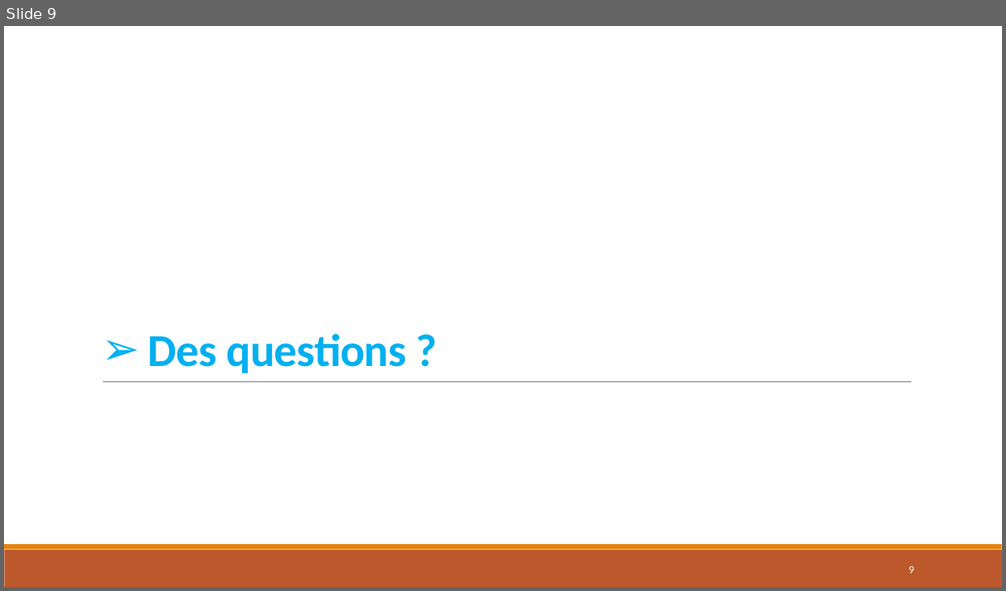
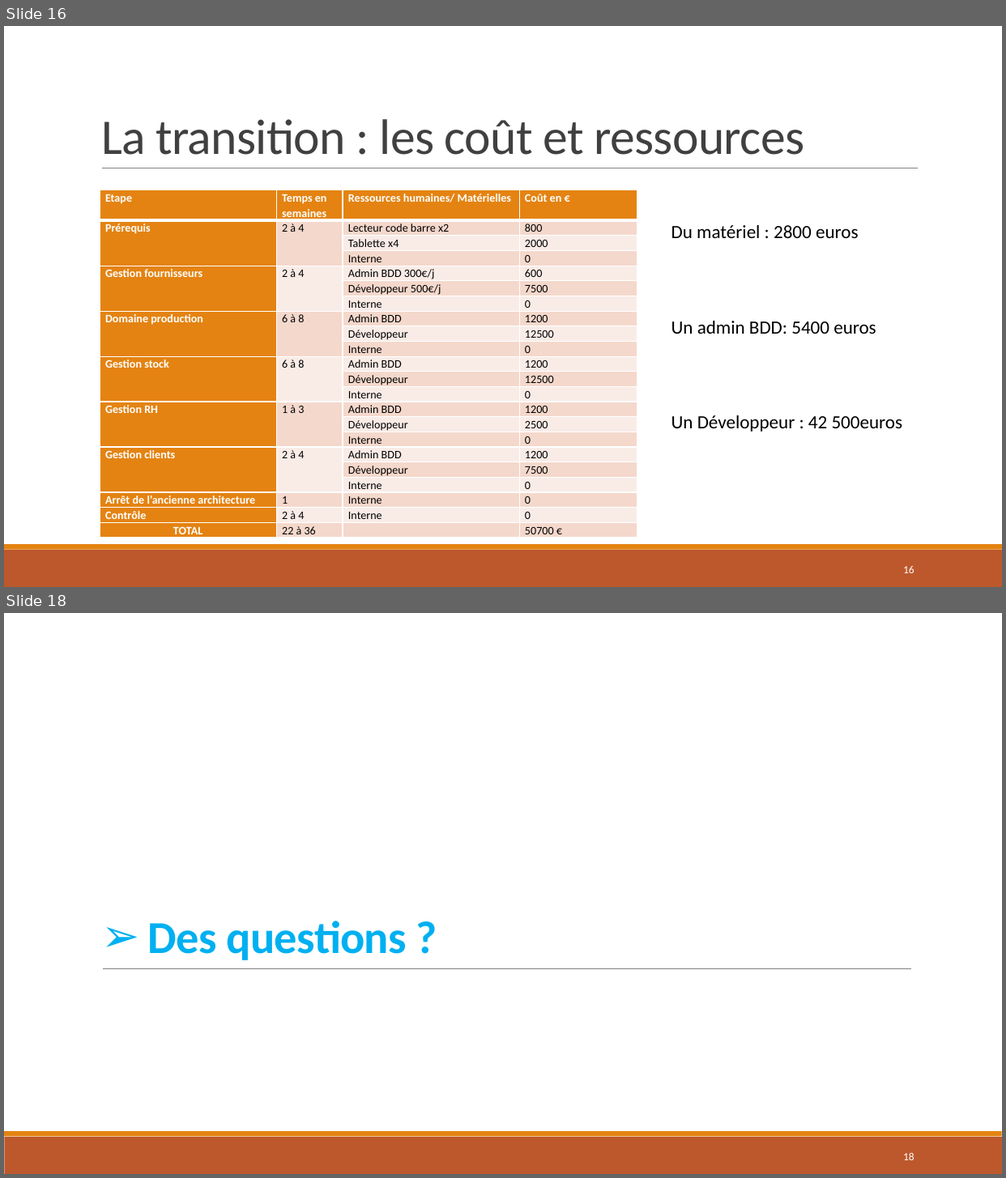
Before and after one commit to wilkill/P7-REP-AERO, a slide deck: Architecture/4 - Présentation/Présentation.pptx. Shown one above the other, each under a label of ours: slide 9 before the commit, slides 16 and 18 after it; the slides between them are not shown. The pictures are 1006x591 and 1006x1178 pixels, drawn with LibreOffice and Linux fonts; fonts in the diff are those of the drawing. Boxes give left, top, right and bottom in pixels: in the first picture for what was removed or moved away, otherwise in the second. Text is boxed around its words. In the diff, an @@ line names an element or a change of style, - is before the commit and + after.

```diff
--- a/Architecture/4 - Présentation/Présentation.pptx
+++ b/Architecture/4 - Présentation/Présentation.pptx
@@ slide 16 added at box(4, 26, 1002, 587), background #FFFFFF; not listed: 2 template elements that a slide beside it also shows @@
@@ title added at box(101, 119, 805, 155), 48 pt, text #404040 @@
+La transition : les coût et ressources
@@ line added from (102, 169) to (918, 169), #808080 0.5 pt @@
@@ table added at box(100, 190, 637, 541), 22 rows, 4 columns @@
+Etape | Temps en semaines | Ressources humaines/ Matérielles | Coût en €
+Prérequis | 2 à 4 | Lecteur code barre x2 | 800
+ |  | Tablette x4 | 2000
+ |  | Interne | 0
+Gestion fournisseurs | 2 à 4 | Admin BDD 300€/j | 600
+ |  | Développeur 500€/j | 7500
+ |  | Interne | 0
+Domaine production | 6 à 8 | Admin BDD | 1200
+ |  | Développeur | 12500
+ |  | Interne | 0
+Gestion stock | 6 à 8 | Admin BDD | 1200
+ |  | Développeur | 12500
+ |  | Interne | 0
+Gestion RH | 1 à 3 | Admin BDD | 1200
+ |  | Développeur | 2500
+ |  | Interne | 0
+Gestion clients | 2 à 4 | Admin BDD | 1200
+ |  | Développeur | 7500
+ |  | Interne | 0
+Arrêt de l’ancienne architecture | 1 | Interne | 0
+Contrôle | 2 à 4 | Interne | 0
+TOTAL | 22 à 36 |  | 50700 €
@@ text added at box(671, 225, 858, 238), 18 pt, text #000000 @@
+Du matériel : 2800 euros
@@ text added at box(671, 321, 876, 334), 18 pt, text #000000 @@
+Un admin BDD: 5400 euros
@@ text added at box(671, 416, 903, 432), 18 pt, text #000000 @@
+Un Développeur : 42 500euros
@@ page number added at box(903, 566, 914, 574), 10.5 pt, text #FFFFFF @@
+16
@@ what was slide 9 is now slide 18 @@
@@ page number at box(903, 1153, 914, 1161): text changed @@
-9
+18
```
Also in this commit, not shown: 3 slides changed, 8 other slides added.
